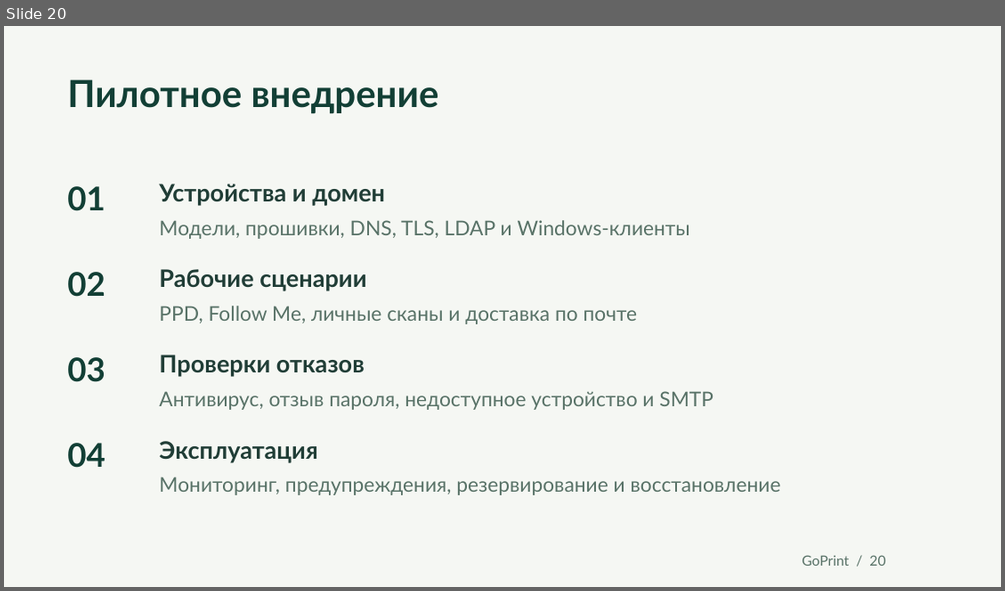
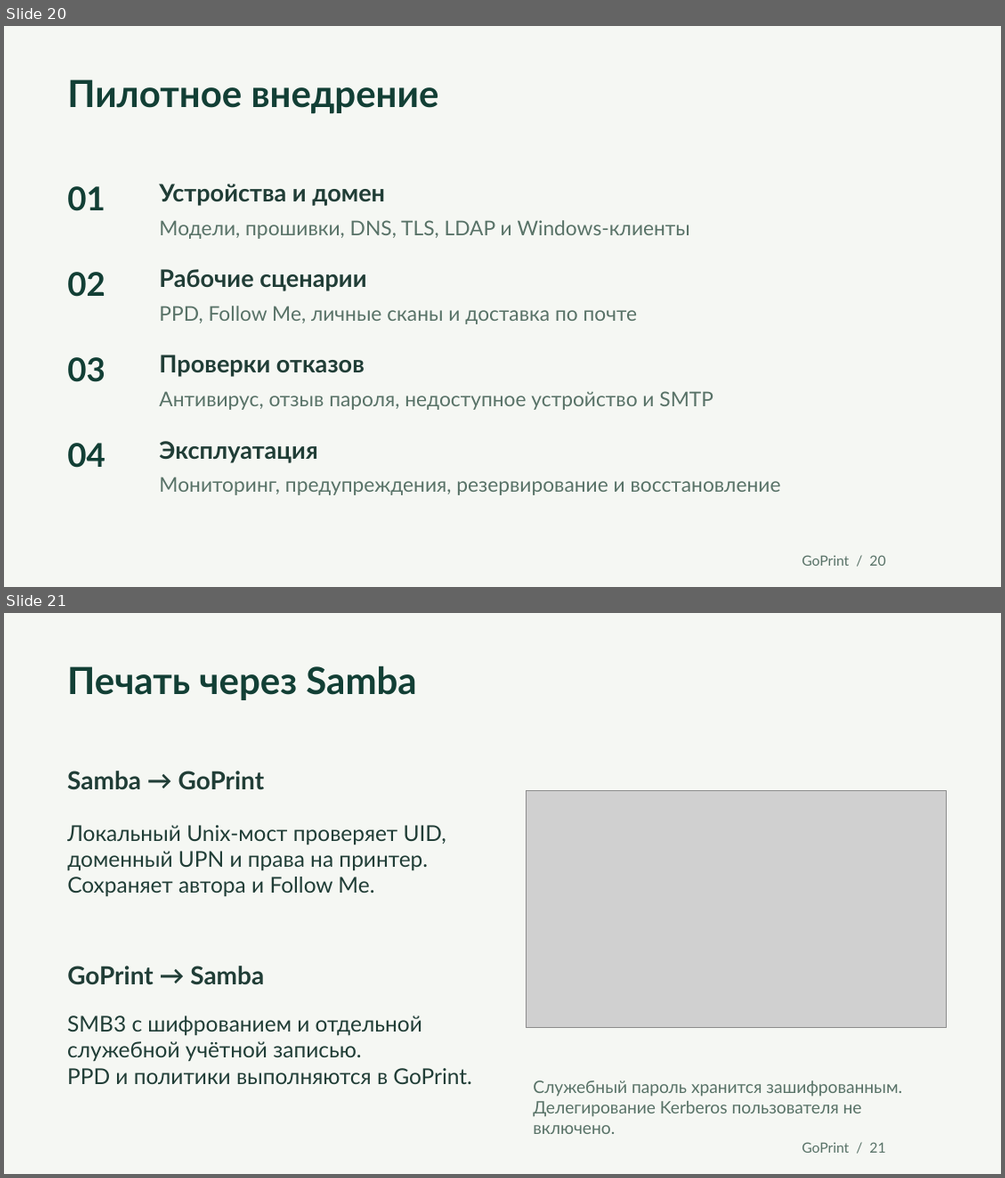
Before and after one commit to rkislov/goPrint, a slide deck: docs/presentation/GoPrint-Product.pptx. Shown one above the other, each under a label of ours: slide 20 before the commit, slides 20 and 21 after it. The pictures are 1005x591 and 1005x1178 pixels, drawn with LibreOffice and Linux fonts; fonts in the diff are those of the drawing; grey boxes stand for pictures. Boxes give left, top, right and bottom in pixels: in the first picture for what was removed or moved away, otherwise in the second. Text is boxed around its words. In the diff, an @@ line names an element or a change of style, - is before the commit and + after.

Commit message:
Add encrypted SMB3 printer delivery and prepare beta.3 release

```diff
--- a/docs/presentation/GoPrint-Product.pptx
+++ b/docs/presentation/GoPrint-Product.pptx
@@ slide 21 added at bbox=[4, 613, 1001, 1174], background #F5F7F3 @@
@@ text added at bbox=[67, 666, 416, 700], 36 pt, text #123F35, bold @@
+Печать через Samba
@@ text added at bbox=[67, 771, 264, 790], 24 pt, text #203D36, bold @@
+Samba → GoPrint
@@ picture added at bbox=[526, 791, 947, 1027] @@
@@ text added at bbox=[67, 825, 446, 897], 21 pt, text #203D36 @@
+Локальный Unix-мост проверяет UID,
+доменный UPN и права на принтер.
+Сохраняет автора и Follow Me.
@@ text added at bbox=[67, 965, 264, 985], 24 pt, text #203D36, bold @@
+GoPrint → Samba
@@ text added at bbox=[67, 1015, 472, 1084], 21 pt, text #203D36 @@
+SMB3 с шифрованием и отдельной
+служебной учётной записью.
+PPD и политики выполняются в GoPrint.
@@ text added at bbox=[533, 1080, 902, 1134], 16.5 pt, text #587267 @@
+Служебный пароль хранится зашифрованным.
+Делегирование Kerberos пользователя не включено.
@@ text added at bbox=[801, 1142, 885, 1152], 13.5 pt, text #587267 @@
+GoPrint / 21
```
Also in this commit, not shown: 4 slides changed, 22 other files.
